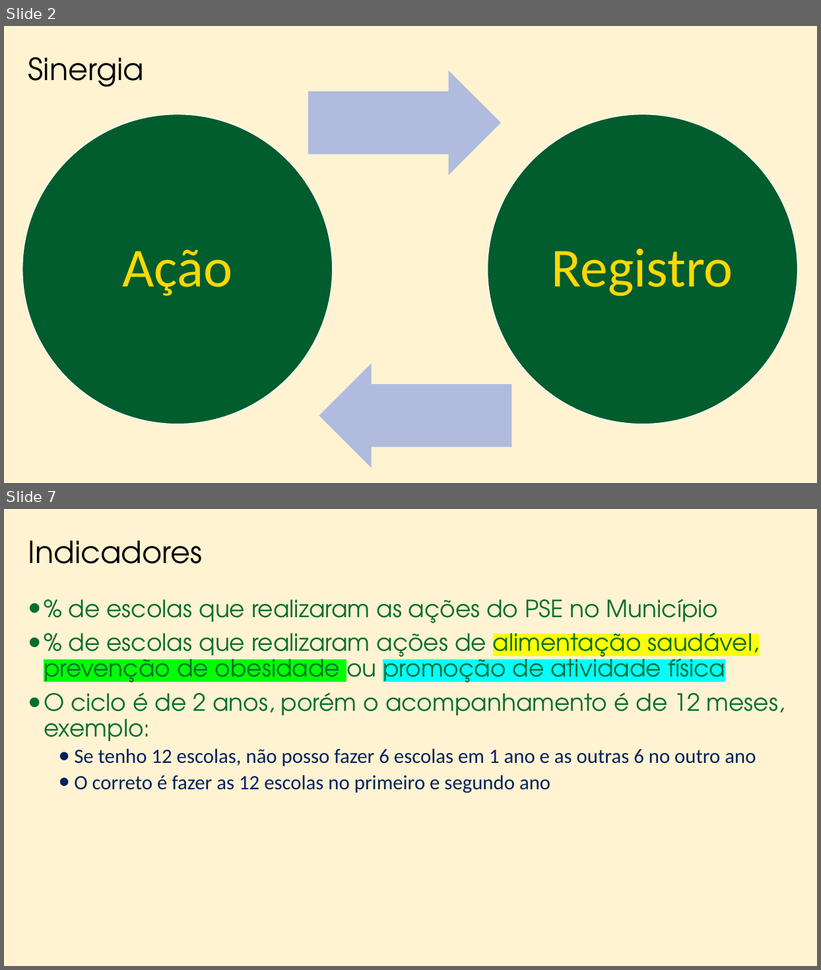
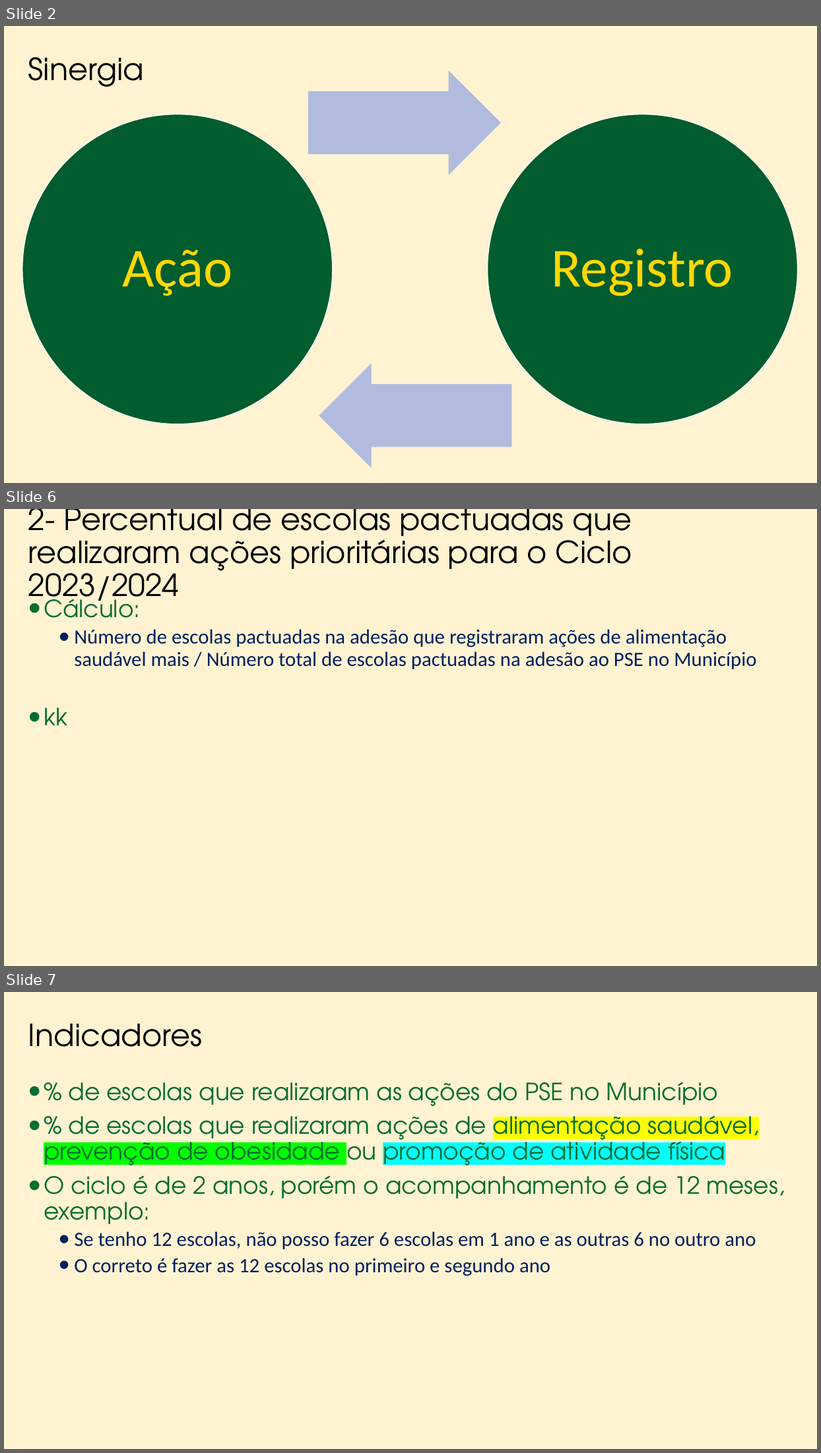
Before and after one commit to marfontenele2/MeusCursos, a slide deck: PSE.pptx. Shown one above the other, each under a label of ours: slides 2 and 7 before the commit, slides 2, 6 and 7 after it; the slides between them are not shown. The pictures are 821x970 and 821x1453 pixels, drawn with LibreOffice and Linux fonts; fonts in the diff are those of the drawing; background and template pictures are left out. Boxes give left, top, right and bottom in pixels: in the first picture for what was removed or moved away, otherwise in the second. Text is boxed around its words. In the diff, an @@ line names an element or a change of style, - is before the commit and + after.

```diff
--- a/PSE.pptx
+++ b/PSE.pptx
@@ slide 6 added at (x1=4, y1=509, x2=817, y2=966), background #FFC000 at 18% opacity @@
@@ title added at (x1=28, y1=509, x2=632, y2=610), 36 pt, text #000000 @@
+2- Percentual de escolas pactuadas que realizaram ações prioritárias para o Ciclo 2023/2024
@@ text added at (x1=44, y1=593, x2=756, y2=725), 24 pt, text #002060 @@
+• Cálculo:
+  • Número de escolas pactuadas na adesão que registraram ações de alimentação saudável mais / Número total de escolas pactuadas na adesão ao PSE no Município
+• kk
```
Also in this commit, not shown: 3 slides changed, 3 other slides added, 6 slides removed.
